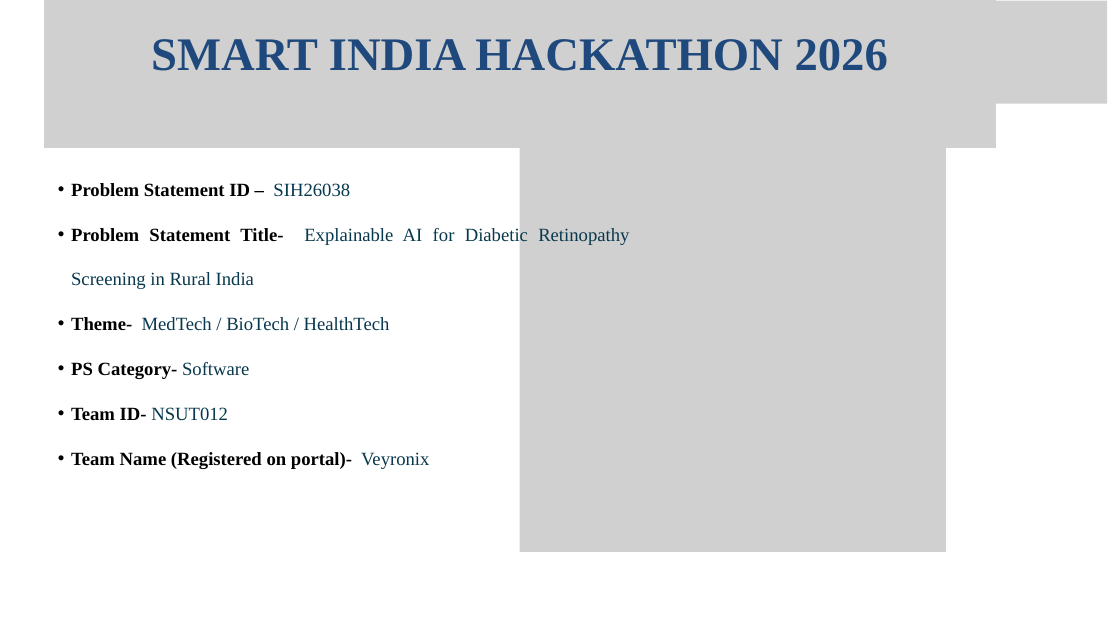
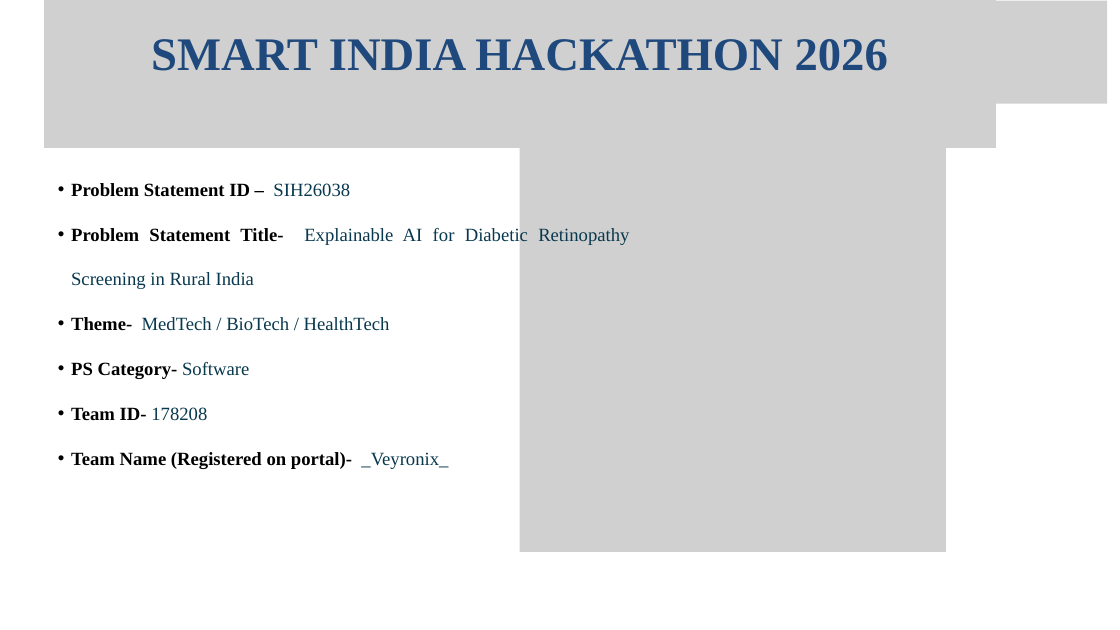
Before and after one commit to ThePhantom007/Drishti, a slide deck: slide 1 of submission/Veyronix_SIH26038_DRISHTI_PPT.pptx. Drawn at 1120x630 pixels with LibreOffice and Linux fonts; fonts in the diff are those of the drawing; grey boxes stand for pictures. Boxes give left, top, right and bottom in pixels: in the first picture for what was removed or moved away, otherwise in the second. Text is boxed around its words. In the diff, an @@ line names an element or a change of style, - is before the commit and + after.

Commit message:
Final PPT

```diff
--- a/submission/Veyronix_SIH26038_DRISHTI_PPT.pptx
+++ b/submission/Veyronix_SIH26038_DRISHTI_PPT.pptx
@@ text at (x1=71, y1=407, x2=448, y2=469): text changed @@
-  • Team ID- NSUT012
-  • Team Name (Registered on portal)- Veyronix
+  • Team ID- 178208
+  • Team Name (Registered on portal)- _Veyronix_
```
Also in this commit, not shown: 1 other file.
